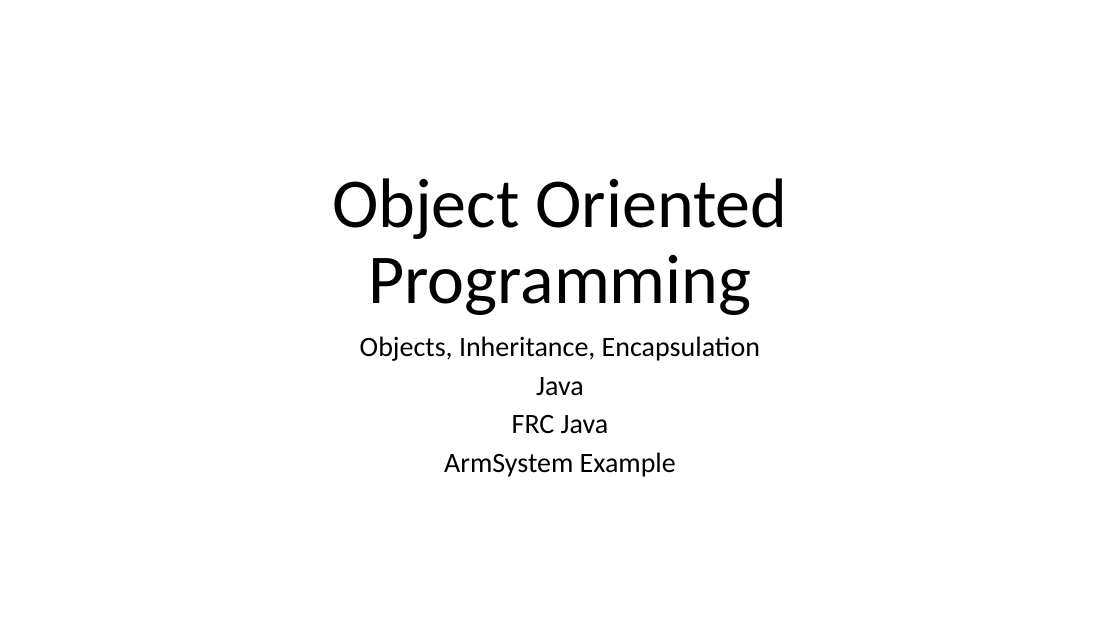
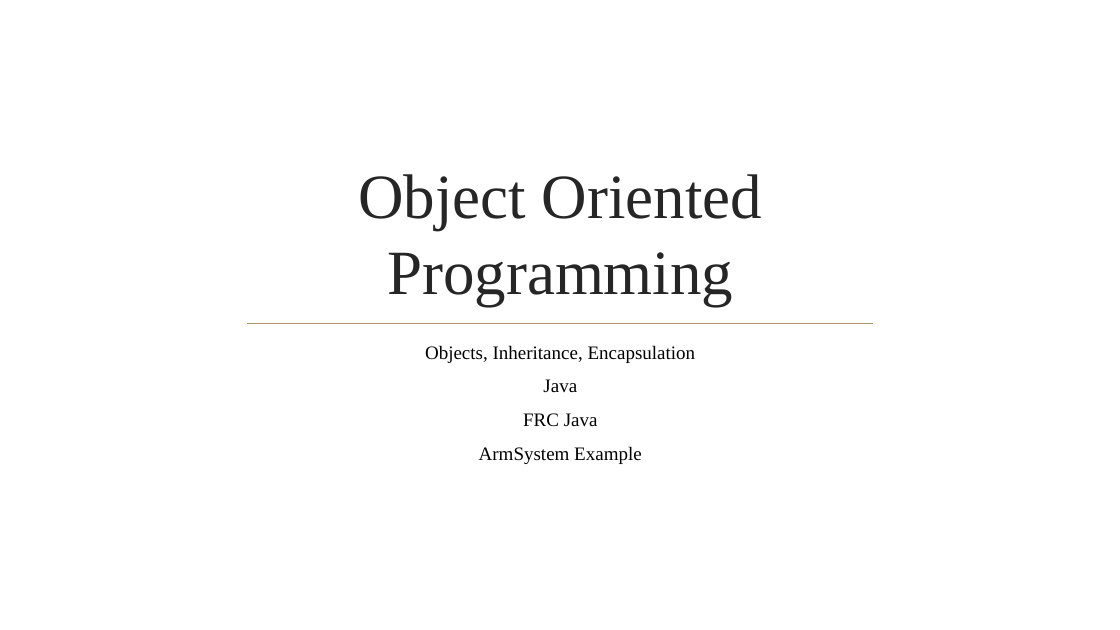
Before and after one commit to 4662FRCRobotics/Training, a slide deck: slide 1 of Object Oriented Programming FRC Context ArmSystem.pptx. Drawn at 1120x630 pixels with LibreOffice and Linux fonts; fonts in the diff are those of the drawing; background and template pictures are left out. Boxes give left, top, right and bottom in pixels: in the first picture for what was removed or moved away, otherwise in the second. Text is boxed around its words. In the diff, an @@ line names an element or a change of style, - is before the commit and + after.

```diff
--- a/Object Oriented Programming FRC Context ArmSystem.pptx
+++ b/Object Oriented Programming FRC Context ArmSystem.pptx
@@ title "Object Oriented Programming": place and size @@
-title "Object Oriented Programming" at (332,178,788,315)
+title "Object Oriented Programming" at (358,174,762,306)
@@ title "Object Oriented Programming" at (358,174,762,306): size 60 to 54 pt, font Calibri to Times New Roman, text colour #000000 to #262626; line spacing 0.9 to 1 @@
@@ line added from (247, 323) to (874, 323), #AB946B 1.25 pt @@
@@ subtitle "Objects, Inheritance, Encapsulation": place and size @@
-subtitle "Objects, Inheritance, Encapsulation" at (360,336,760,477)
+subtitle "Objects, Inheritance, Encapsulation" at (425,345,696,464)
@@ subtitle "Objects, Inheritance, Encapsulation" at (425,345,696,464): size 24 to 16.3 pt, font Calibri to Times New Roman; line spacing 0.8 to 1 @@
```
Also in this commit, not shown: 8 other slides changed, 2 slides added, 1 other file.
